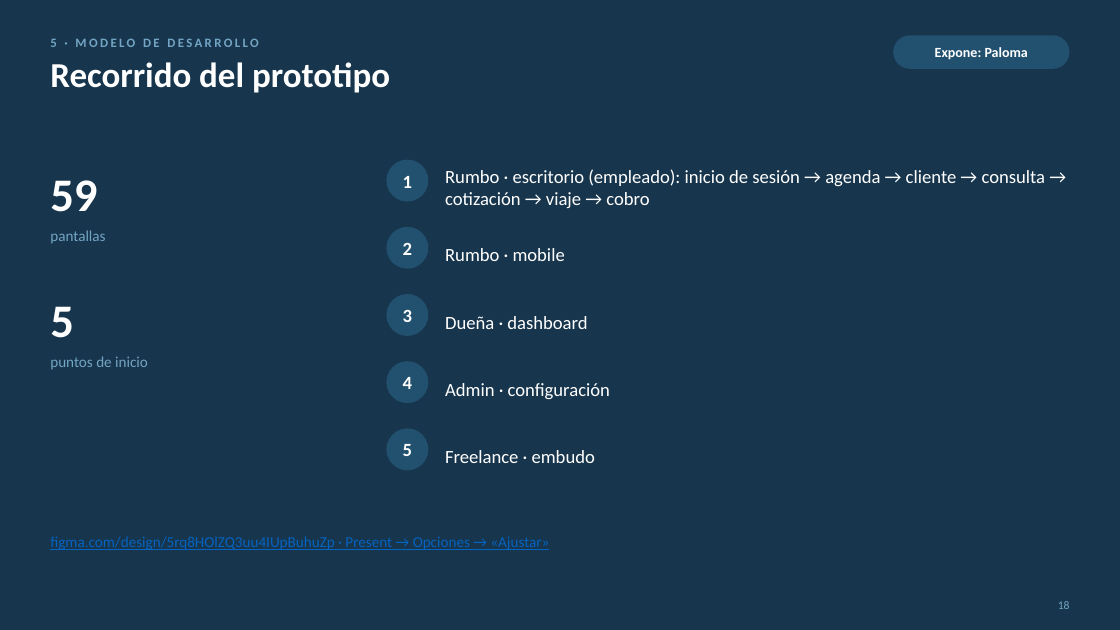
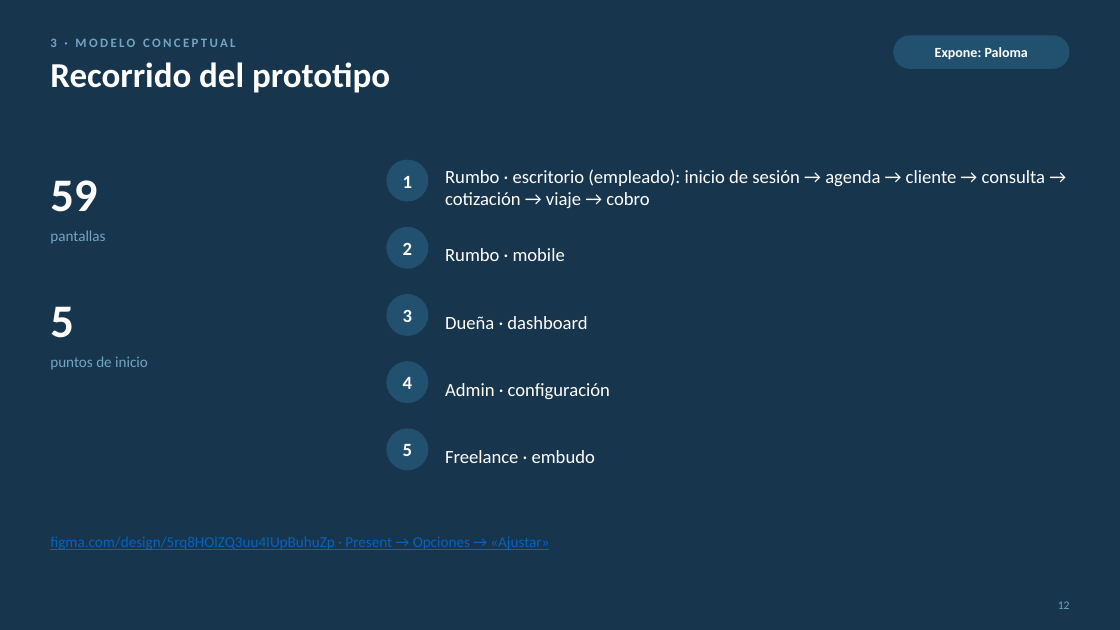
Before and after one commit to FranLuciano04/Vault-Rumbo, a slide deck: slide 12 of 07-Entregables/PC1/Rumbo — PC1 (presentación).pptx (slide 18 before the commit). Drawn at 1120x630 pixels with LibreOffice and Linux fonts; fonts in the diff are those of the drawing. Boxes give left, top, right and bottom in pixels: in the first picture for what was removed or moved away, otherwise in the second. Text is boxed around its words. In the diff, an @@ line names an element or a change of style, - is before the commit and + after.

```diff
--- a/07-Entregables/PC1/Rumbo — PC1 (presentación).pptx
+++ b/07-Entregables/PC1/Rumbo — PC1 (presentación).pptx
@@ text at [50, 38, 235, 47]: text changed @@
-5 · MODELO DE DESARROLLO
+3 · MODELO CONCEPTUAL
```
Also in this commit, not shown: 21 other slides changed, 4 slides added, 1 slide removed, 10 other files.
